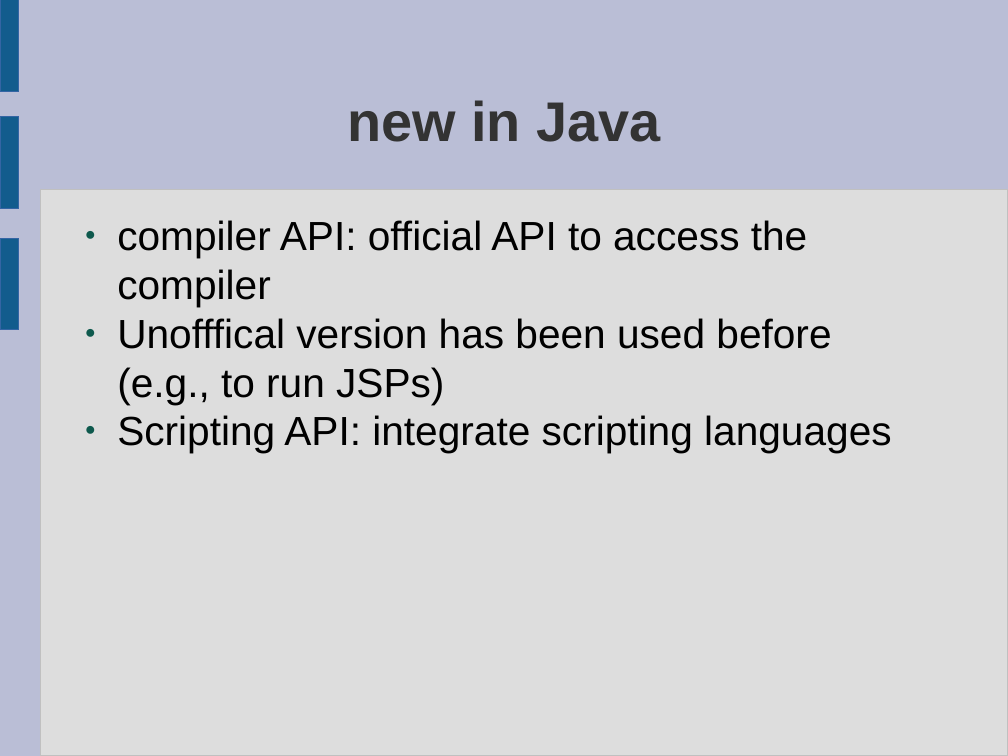
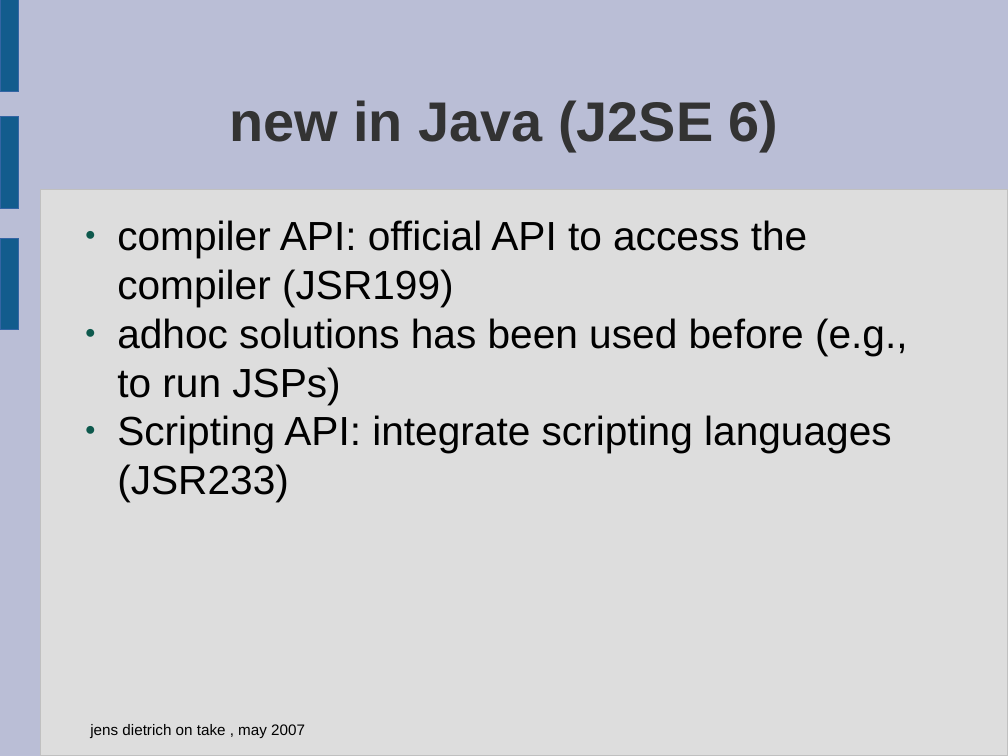
Before and after one commit to Koulio/take, a slide deck: slide 8 of take/docs/presentation-massey-may07.odp. Drawn at 1008x756 pixels with LibreOffice and Linux fonts; fonts in the diff are those of the drawing; background and template pictures are left out. Boxes give left, top, right and bottom in pixels: in the first picture for what was removed or moved away, otherwise in the second. Text is boxed around its words. In the diff, an @@ line names an element or a change of style, - is before the commit and + after.

Commit message:
updated presentation

```diff
--- a/take/docs/presentation-massey-may07.odp
+++ b/take/docs/presentation-massey-may07.odp
@@ title at [229,100,779,150]: text changed @@
-new in Java
+new in Java (J2SE 6)
@@ text at [117,220,907,502]: text changed @@
-● compiler API: official API to access the compiler
-● Unofffical version has been used before (e.g., to run JSPs)
-● Scripting API: integrate scripting languages
+● compiler API: official API to access the compiler (JSR199)
+● adhoc solutions has been used before (e.g., to run JSPs)
+● Scripting API: integrate scripting languages (JSR233)
@@ text added at [90,724,305,738], 12 pt, text #000000 @@
+jens dietrich on take , may 2007
```
Also in this commit, not shown: 11 other slides changed, 11 slides added.
